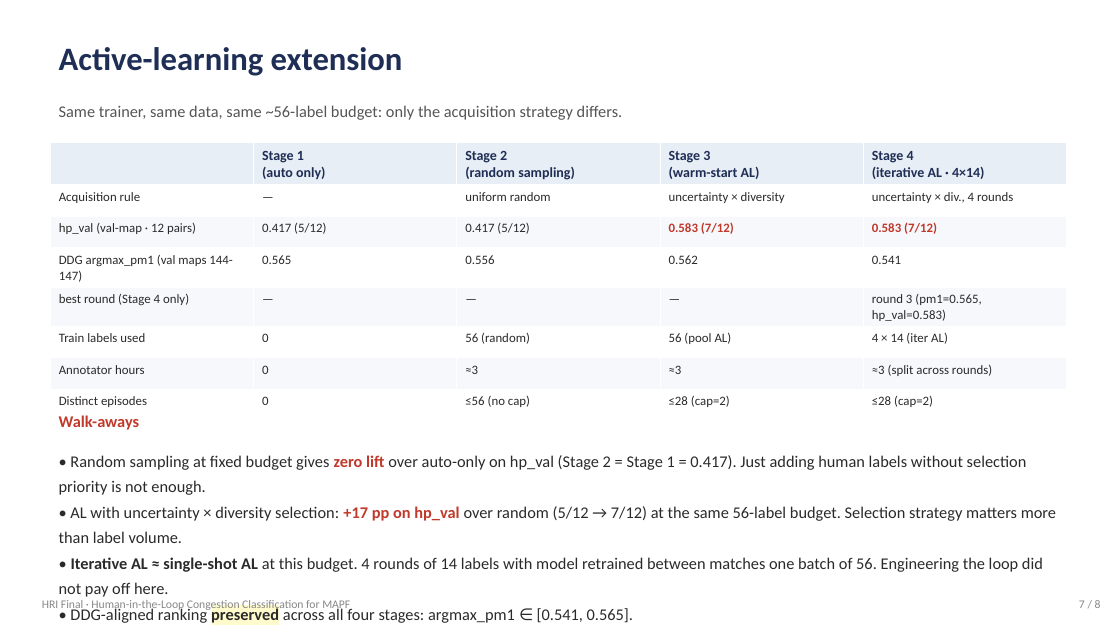
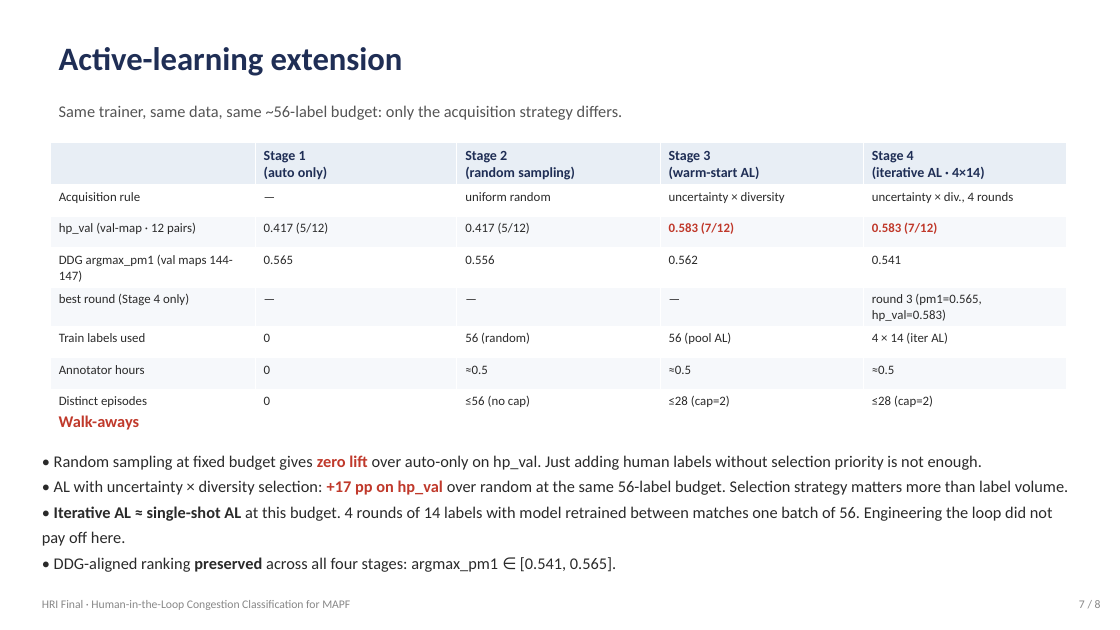
Before and after one commit to isa-deluis42/MAPF-GPT-DDG, a slide deck: slide 8 of slides.pptx. Drawn at 1120x630 pixels with LibreOffice and Linux fonts; fonts in the diff are those of the drawing. Boxes give left, top, right and bottom in pixels: in the first picture for what was removed or moved away, otherwise in the second. Text is boxed around its words. In the diff, an @@ line names an element or a change of style, - is before the commit and + after.

```diff
--- a/slides.pptx
+++ b/slides.pptx
@@ table at bbox=[50, 143, 1067, 421] @@
-row 7: Annotator hours | 0 | ≈3 | ≈3 | ≈3 (split across rounds)
+row 7: Annotator hours | 0 | ≈0.5 | ≈0.5 | ≈0.5
@@ text "• Random sampling at fixed ...": place and size @@
-text "• Random sampling at fixed ..." at bbox=[59, 455, 1056, 623]
+text "• Random sampling at fixed ..." at bbox=[42, 455, 1069, 572]
@@ text at bbox=[54, 455, 1069, 495]: text changed @@
-• Random sampling at fixed budget gives zero lift over auto-only on hp_val (Stage 2 = Stage 1 = 0.417). Just adding human labels without selection priority is not enough.
-• AL with uncertainty × diversity selection: +17 pp on hp_val over random (5/12 → 7/12) at the same 56-label budget. Selection strategy matters more than label volume.
+• Random sampling at fixed budget gives zero lift over auto-only on hp_val. Just adding human labels without selection priority is not enough.
+• AL with uncertainty × diversity selection: +17 pp on hp_val over random at the same 56-label budget. Selection strategy matters more than label volume.
@@ text at bbox=[54, 557, 616, 572]: highlight #FFFBCC to none in "preserved" @@
```
Also in this commit, not shown: 6 other slides changed, 2 slides added, 1 slide removed.
